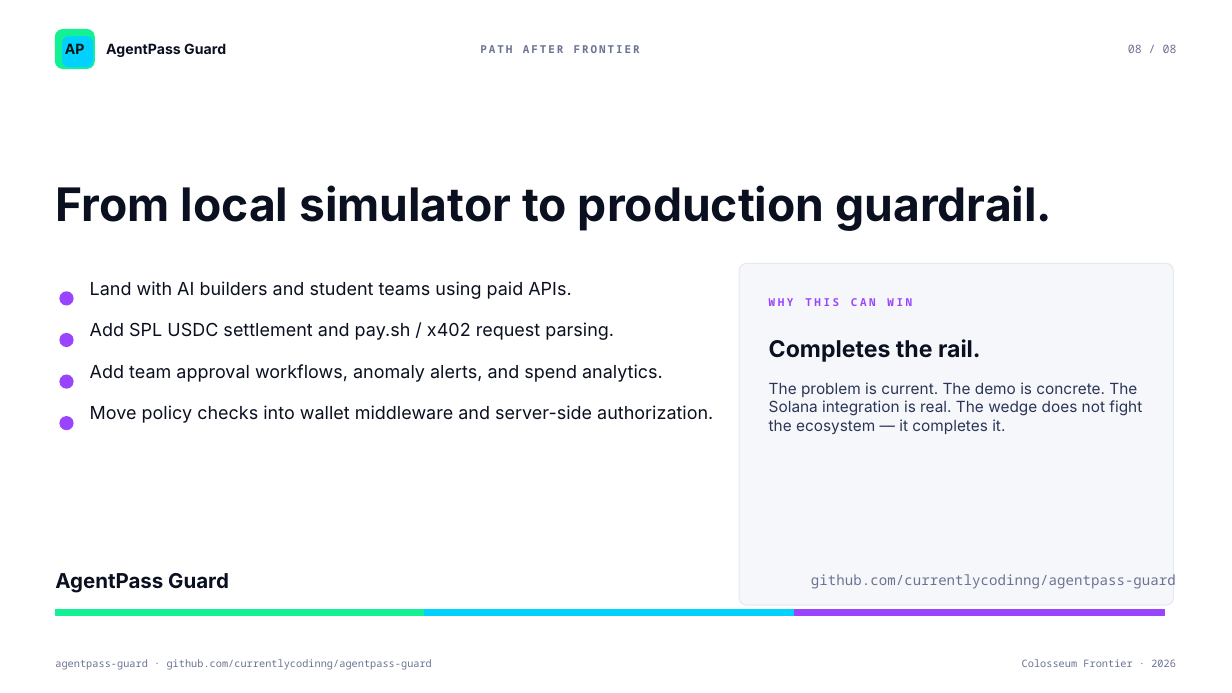
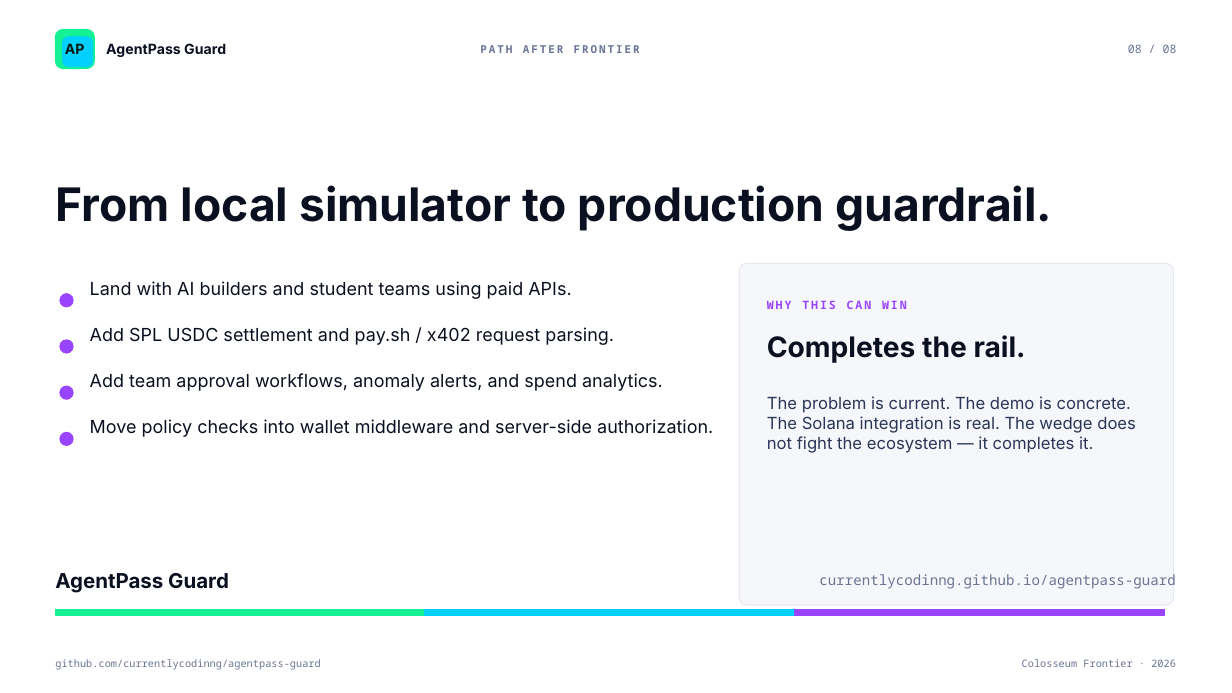
Before and after one commit to currentlycodinng/agentpass-guard, a slide deck: slide 8 of deliverables/agentpass-guard-frontier-deck.pptx. Drawn at 1232x693 pixels with LibreOffice and Linux fonts; fonts in the diff are those of the drawing. Boxes give left, top, right and bottom in pixels: in the first picture for what was removed or moved away, otherwise in the second. Text is boxed around its words. In the diff, an @@ line names an element or a change of style, - is before the commit and + after.

```diff
--- a/deliverables/agentpass-guard-frontier-deck.pptx
+++ b/deliverables/agentpass-guard-frontier-deck.pptx
@@ text "WHY THIS CAN WIN" at <box>767,300,907,309</box>: size 8.5 to 9 pt, letter spacing 2 to 1.5 pt @@
@@ text "Add SPL USDC settlement and ...": place and size @@
-text "Add SPL USDC settlement and ..." at <box>90,322,614,340</box>
+text "Add SPL USDC settlement and ..." at <box>90,327,614,345</box>
@@ text "Completes the rail." at <box>767,335,1026,363</box>: size 18 to 22 pt @@
@@ ellipse: place and size @@
-ellipse at <box>60,334,73,347</box>
+ellipse at <box>60,340,73,353</box>
@@ ellipse: place and size @@
-ellipse at <box>60,375,73,388</box>
+ellipse at <box>60,386,73,399</box>
@@ text "Add team approval workflows, anomaly ...": place and size @@
-text "Add team approval workflows, anomaly ..." at <box>90,364,663,382</box>
+text "Add team approval workflows, anomaly ..." at <box>90,373,663,391</box>
@@ text "Move policy checks into wallet ...": place and size @@
-text "Move policy checks into wallet ..." at <box>90,405,713,423</box>
+text "Move policy checks into wallet ..." at <box>90,419,713,437</box>
@@ text "The problem is current. The ...": place and size @@
-text "The problem is current. The ..." at <box>769,382,1142,434</box>
+text "The problem is current. The ..." at <box>767,396,1136,453</box>
@@ text "The problem is current. The ..." at <box>767,396,1136,453</box>: size 12 to 13 pt; less space between paragraphs @@
@@ ellipse: place and size @@
-ellipse at <box>60,417,73,430</box>
+ellipse at <box>60,433,73,445</box>
@@ text at <box>819,574,1175,589</box>: text changed @@
-github.com/currentlycodinng/agentpass-guard
+currentlycodinng.github.io/agentpass-guard
@@ text at <box>55,659,320,670</box>: text changed @@
-agentpass-guard · github.com/currentlycodinng/agentpass-guard
+github.com/currentlycodinng/agentpass-guard
```
Also in this commit, not shown: 6 other slides changed, 1 slide added, 1 slide removed, 15 other files.
